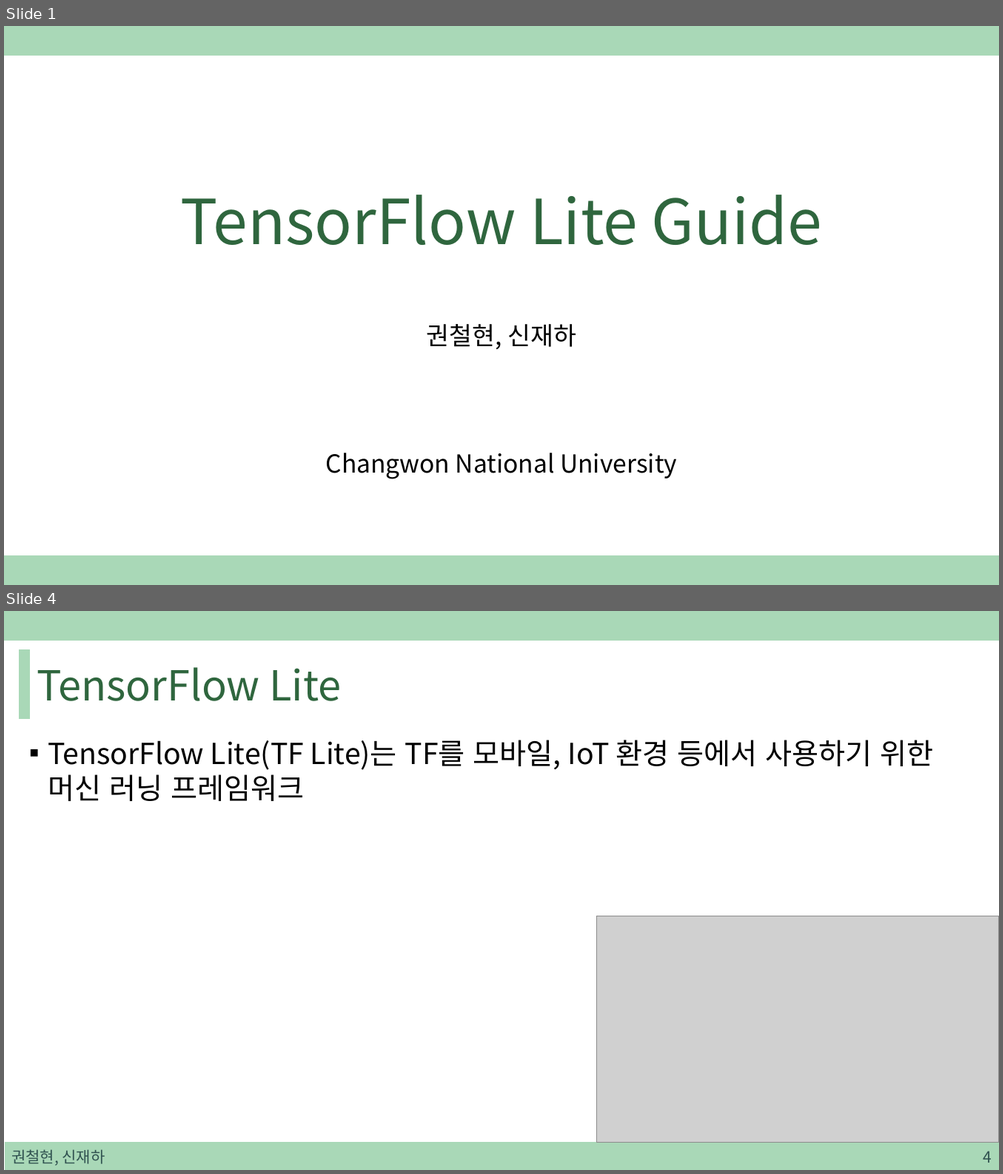
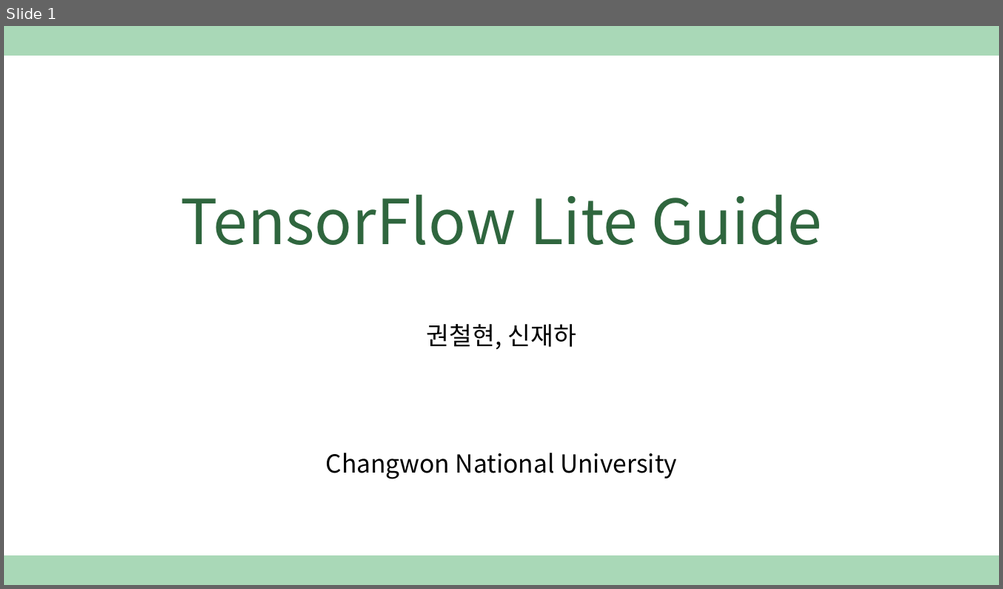
Before and after one commit to sjh4287/capston, a slide deck: 2022.01.07/TensorFlow Lite Guide.pptx. Shown one above the other, each under a label of ours: slides 1 and 4 before the commit, slide 1 after it; the slides between them are not shown. The pictures are 1003x1174 and 1003x589 pixels, drawn with LibreOffice and Linux fonts; fonts in the diff are those of the drawing; grey boxes stand for pictures. Boxes give left, top, right and bottom in pixels: in the first picture for what was removed or moved away, otherwise in the second. Text is boxed around its words. In the diff, an @@ line names an element or a change of style, - is before the commit and + after.

```diff
--- a/2022.01.07/TensorFlow Lite Guide.pptx
+++ b/2022.01.07/TensorFlow Lite Guide.pptx
@@ slide 4 removed at [4,611,999,1170], background #FFFFFF; not listed: 1 template element that a slide beside it also shows @@
@@ rectangle removed at [20,649,29,718] @@
@@ title removed at [37,667,341,701] @@
-TensorFlow Lite
@@ text removed at [48,740,933,801] @@
-▪ TensorFlow Lite(TF Lite)는 TF를 모바일, IoT 환경 등에서 사용하기 위한 머신 러닝 프레임워크
@@ picture removed at [597,917,999,1143] @@
@@ rectangle removed at [5,1143,999,1170] @@
@@ text removed at [11,1150,105,1166] @@
-권철현, 신재하
@@ page number removed at [982,1151,991,1163] @@
-4
```
Also in this commit, not shown: 4 other slides removed, 1 other file.
